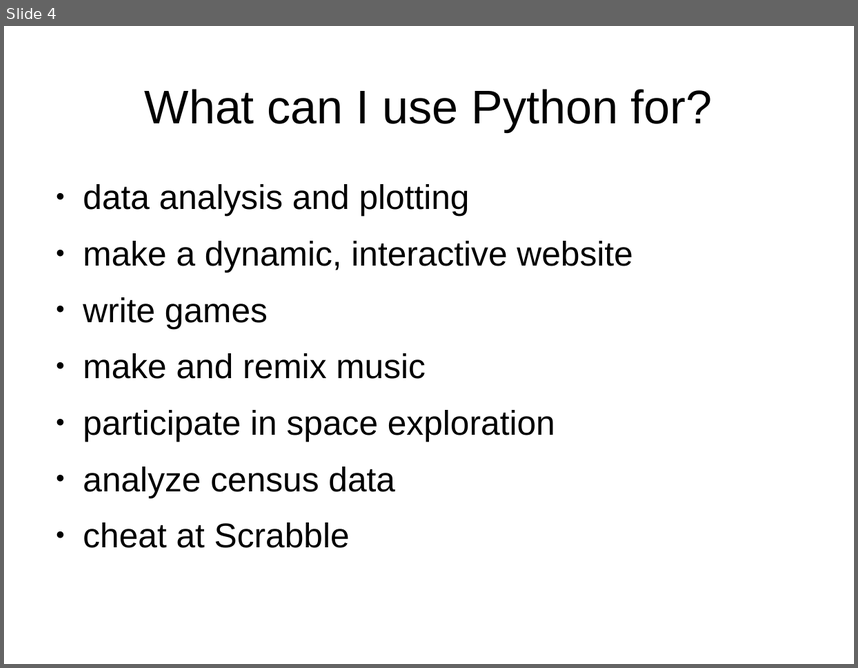
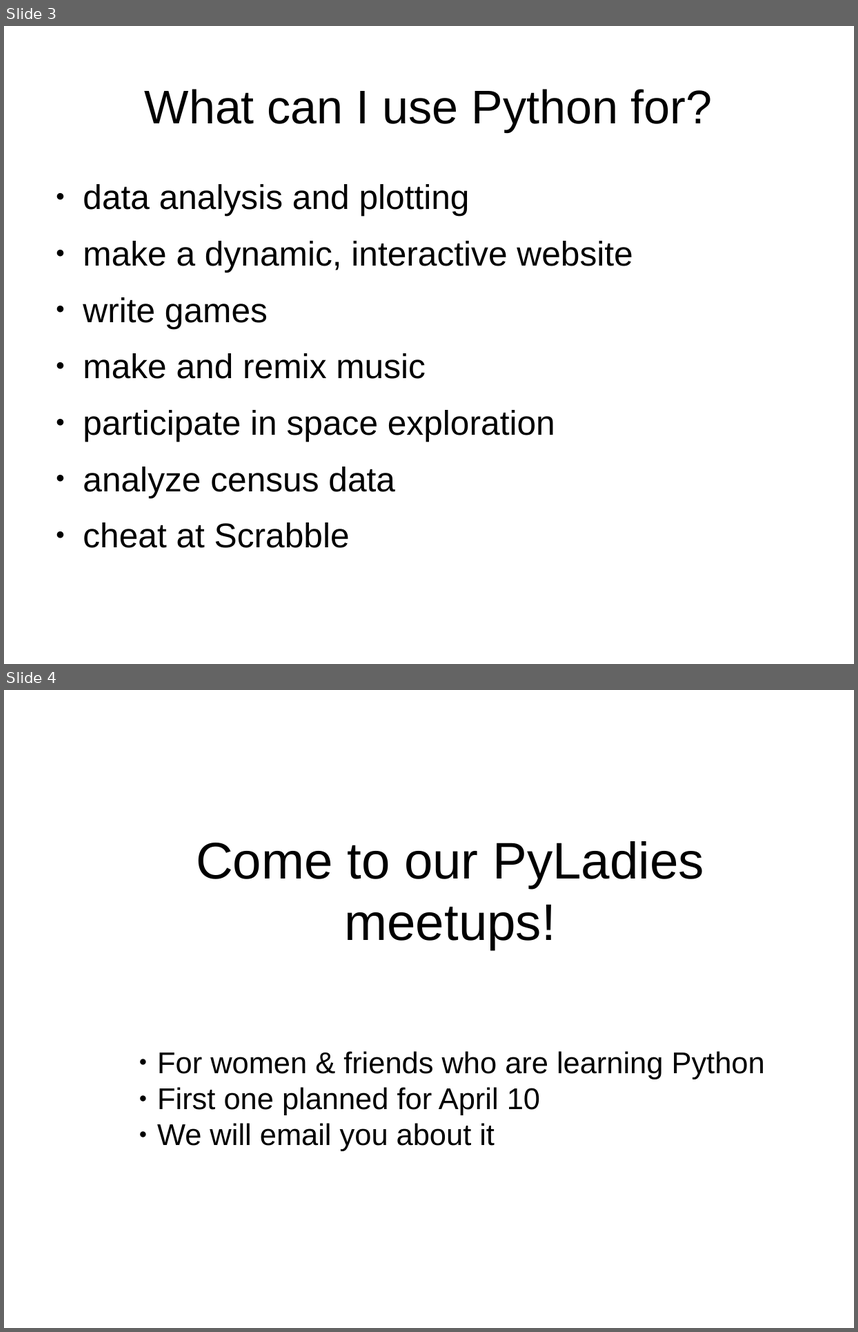
Before and after one commit to jvns/mtlpytutorial, a slide deck: outro-slides.odp. Shown one above the other, each under a label of ours: slide 4 before the commit, slides 3 and 4 after it. The pictures are 858x668 and 858x1332 pixels, drawn with LibreOffice and Linux fonts; fonts in the diff are those of the drawing. Boxes give left, top, right and bottom in pixels: in the first picture for what was removed or moved away, otherwise in the second. Text is boxed around its words. In the diff, an @@ line names an element or a change of style, - is before the commit and + after.

Commit message:
Add info about the diversity pipeline to outro slides
- PyLadies meetups
- Python Nights
- Montreal Python meetings! =)

message: COME TO ALL THE THINGS EVERYONE WE WANT TO SEE YOU

```diff
--- a/outro-slides.odp
+++ b/outro-slides.odp
@@ slide 4 added at (4,690,854,1328), background #FFFFFF @@
@@ text added at (157,841,765,1151), 28 pt, text #000000 @@
+Come to our PyLadies meetups!
+  ● For women & friends who are learning Python
+  ● First one planned for April 10
+  ● We will email you about it
@@ what was slide 4 is now slide 3 @@
```
Also in this commit, not shown: 1 slide changed, 4 other slides added, 2 slides removed.
